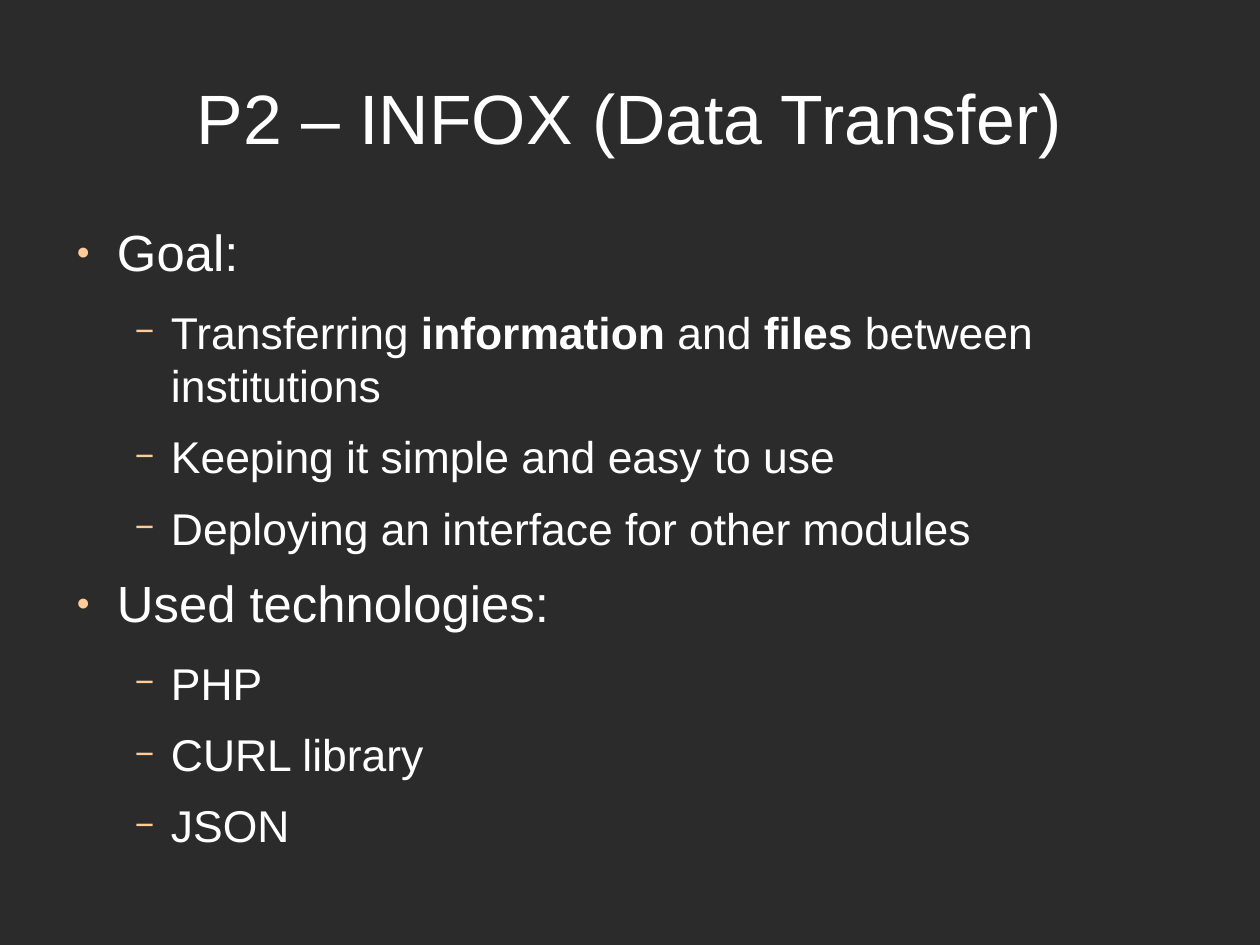
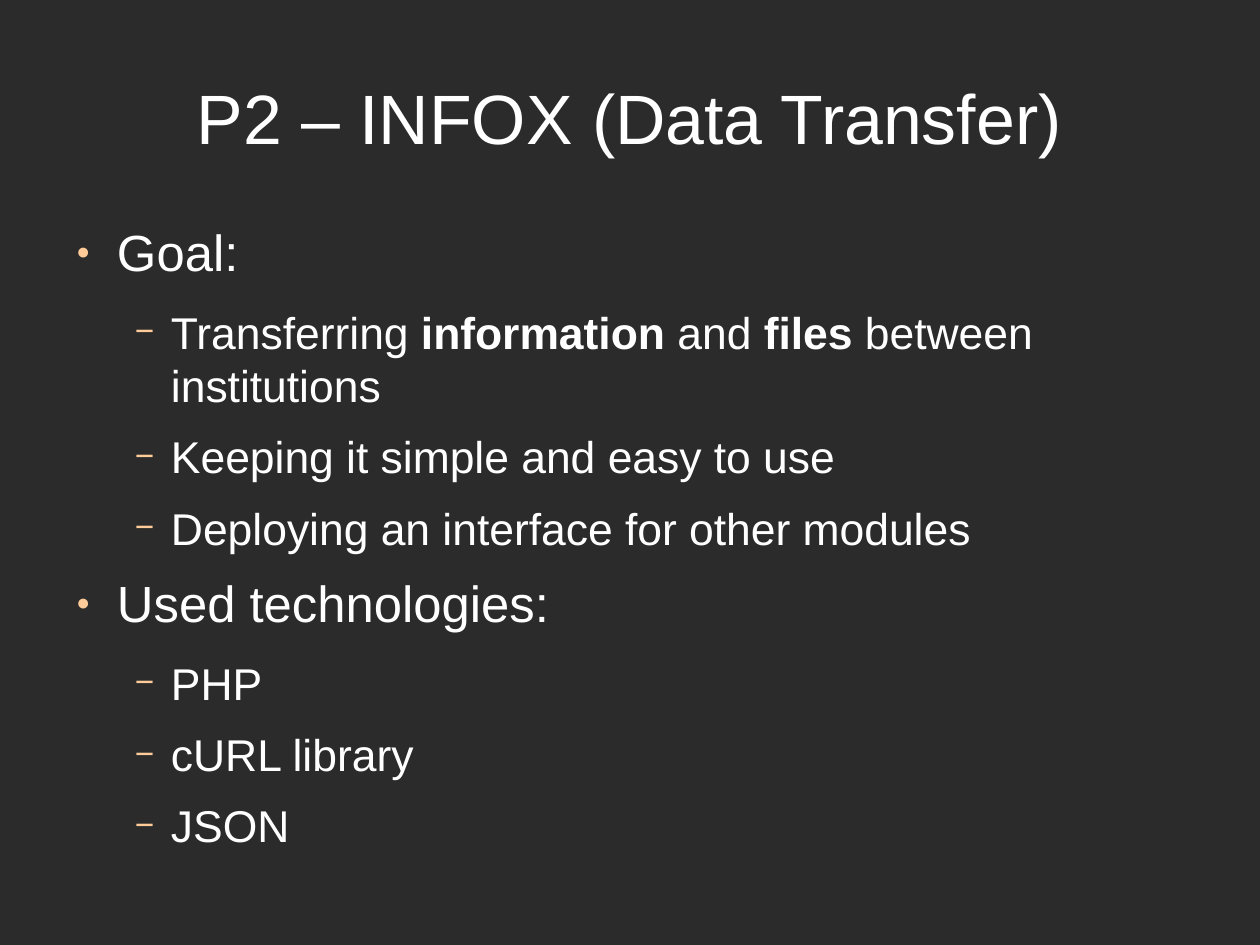
Before and after one commit to djjorjinho/mutworange_2011, a slide deck: slide 1 of documents/presentation/p2infox.odp. Drawn at 1260x945 pixels with LibreOffice and Linux fonts; fonts in the diff are those of the drawing; background and template pictures are left out; a plain dark background stands for a picture behind light text. Boxes give left, top, right and bottom in pixels: in the first picture for what was removed or moved away, otherwise in the second. Text is boxed around its words. In the diff, an @@ line names an element or a change of style, - is before the commit and + after.

```diff
--- a/documents/presentation/p2infox.odp
+++ b/documents/presentation/p2infox.odp
@@ text at bbox=[171, 738, 414, 780]: text changed @@
-  − CURL library
+  − cURL library
```
Also in this commit, not shown: 1 other file.
